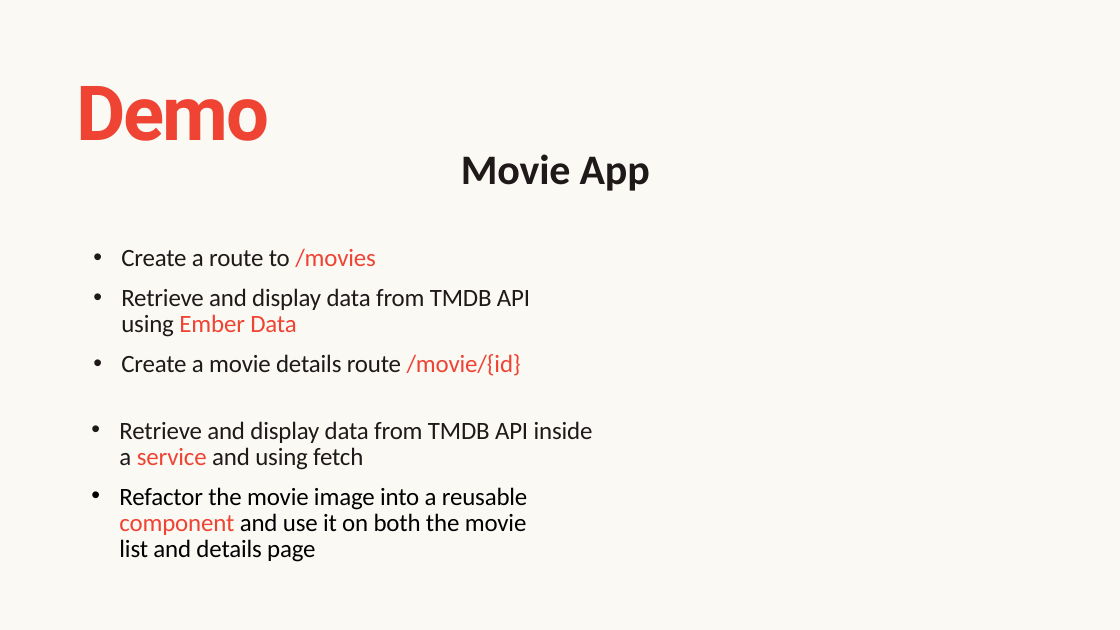
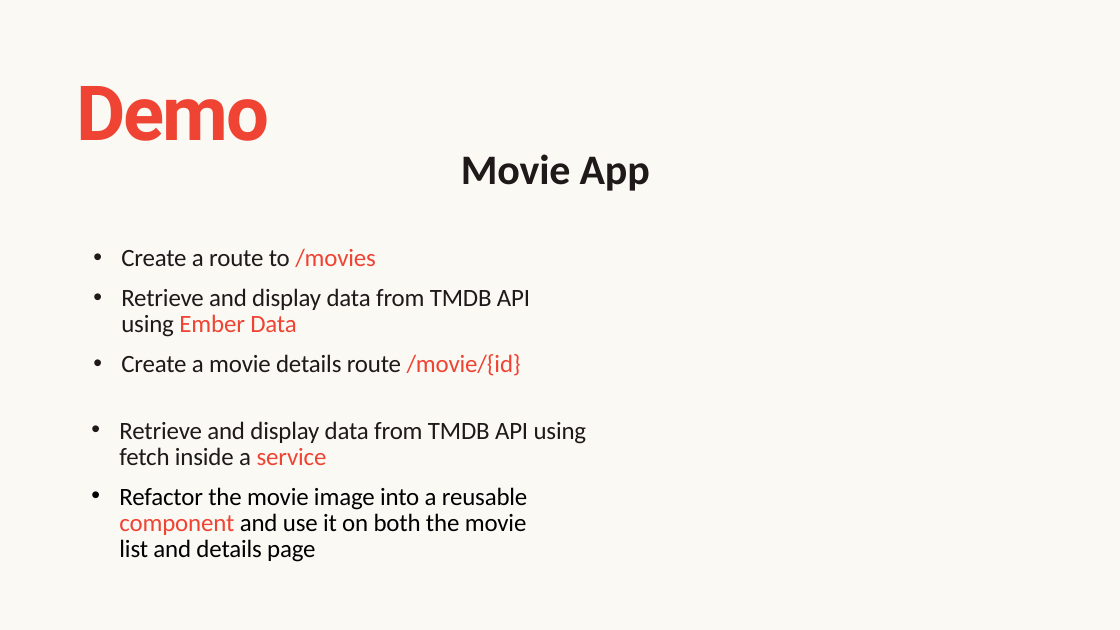
Before and after one commit to welcey96/AdvTopics, a slide deck: slide 9 of EmberJS.pptx. Drawn at 1120x630 pixels with LibreOffice and Linux fonts; fonts in the diff are those of the drawing. Boxes give left, top, right and bottom in pixels: in the first picture for what was removed or moved away, otherwise in the second. Text is boxed around its words. In the diff, an @@ line names an element or a change of style, - is before the commit and + after.

Commit message:
modify ppt

```diff
--- a/EmberJS.pptx
+++ b/EmberJS.pptx
@@ text at box(119, 421, 587, 465): text changed @@
-• Retrieve and display data from TMDB API inside a service and using fetch
+• Retrieve and display data from TMDB API using fetch inside a service
```
